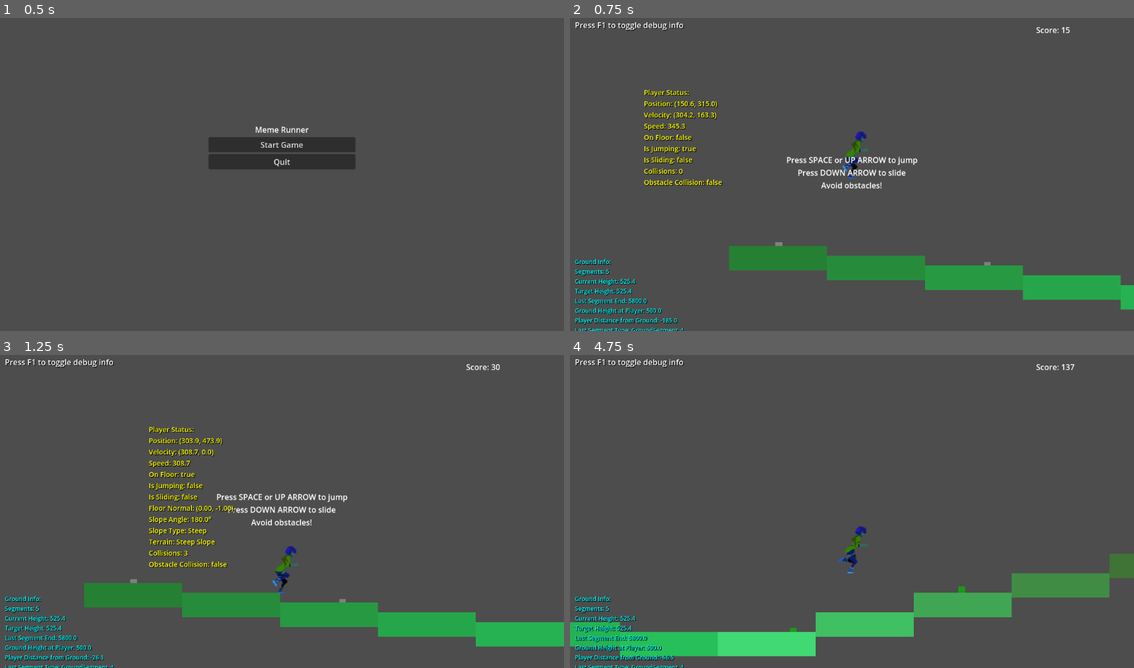
Above: before the commit, frames 1-4 (two rows, left to right).
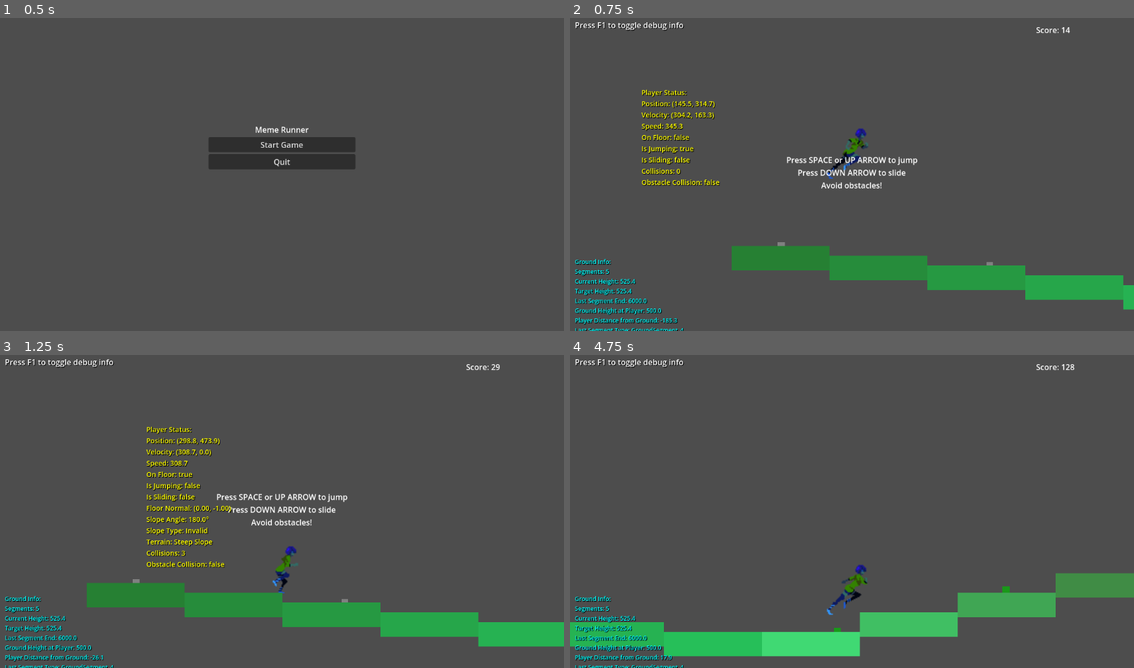
Above: after the commit, the same moments.

Repository: DeweyHur/meme_runner
Game: Godot game, scene res://scenes/MainMenu.tscn
Same seed, same stepped clock (60 frames per second), same inputs: the game is played once before the commit and once after it.
Inputs:
- Up to frame 1 (0.5 s): no input
- Up to frame 2 (0.75 s): click "Start Game" at 0.5 s
- Up to frame 3 (1.25 s): no input
- Up to frame 4 (4.75 s): tap Space (jump) at 1.25, 1.52, 1.55, 1.82, 2, 2.1, 2.27, 2.57, 2.75, 3.05, 3.5, 3.77, 4.07, 4.35, 4.52 s; hold Shift (slide) 1.28-2.03 s; hold Up (ui_up) 1.28-2.78 s; tap Shift (slide) at 2.3, 3.6 s; hold Down (ui_down) 2.78-3.53 s; hold Shift (slide) 2.78-3.53 s; hold Up (ui_up) from 3.53 s (still down); tap F at 4.25 s

Frame 1 is identical in both runs. In frame 2, 1.8% of the frame differs, in the area x 10-99%, y 2-98%; in frame 3, 2.1%; in frame 4, 5.6%, in the area x 8-100%, y 2-98%.
Error after the commit: Invalid assignment of property or key 'x' with value of type 'Nil' on a base object of type 'Vector2'. (res://scripts/Player.gd:97)

Commit message:
Fix player getting stuck - increase walkable threshold to 120 units and add unstuck mechanism

Diff:
--- a/scenes/Player.tscn
+++ b/scenes/Player.tscn
@@ -47,6 +47,9 @@
 
 [node name="Player" type="CharacterBody2D"]
 script = ExtResource("1_0x0x0")
+run_speed = null
+jump_velocity = null
+slide_speed = null
 
 [node name="CollisionShape2D" type="CollisionShape2D" parent="."]
 position = Vector2(0, -36)
@@ -59,7 +62,7 @@
 sprite_frames = SubResource("SpriteFrames_jfpux")
 animation = &"run"
 autoplay = "run"
-frame_progress = 0.354134
+frame_progress = 0.862861
 
 [node name="Camera2D" type="Camera2D" parent="."]
 position_smoothing_enabled = true
--- a/scripts/DebugOverlay.gd
+++ b/scripts/DebugOverlay.gd
@@ -113,6 +113,10 @@
 
 	player_info += "Obstacle Collision: %s\n" % str(obstacle_collision)
 
+	# Show stuck timer if active
+	if player.debug_info.has("stuck_timer") and player.debug_info["stuck_timer"] > 0.0:
+		player_info += "Stuck Timer: %.1fs\n" % player.debug_info["stuck_timer"]
+
 	# Update label text
 	player_debug_label.text = player_info
 
--- a/scripts/Player.gd
+++ b/scripts/Player.gd
@@ -37,6 +37,13 @@
 		debug_info["slope_angle"] = 0.0
 		debug_info["slope_type"] = "Flat"
 
+		# Validate floor normal to prevent invalid angles
+		if floor_normal.y < 0.1:  # If floor normal is too horizontal, something is wrong
+			# Force player to fall
+			velocity.y += gravity * 2.0
+			debug_info["slope_type"] = "Invalid"
+			return
+
 		# If we're on a slope (not flat ground)
 		if floor_normal.y < 0.9:  # Less than 0.9 means we're on a slope
 			# Calculate slope angle
@@ -57,6 +64,25 @@
 		else:
 			debug_info["slope_type"] = "Flat"
 
+func check_and_unstuck():
+	# If player is on floor but has very low velocity, they might be stuck
+	if is_on_floor() and abs(velocity.x) < 50.0 and abs(velocity.y) < 10.0:
+		# Check if we're stuck for too long
+		if not debug_info.has("stuck_timer"):
+			debug_info["stuck_timer"] = 0.0
+
+		debug_info["stuck_timer"] += get_process_delta_time()
+
+		# If stuck for more than 1 second, force movement
+		if debug_info["stuck_timer"] > 1.0:
+			print("Player stuck detected! Forcing movement...")
+			velocity.y = -100.0  # Force upward movement
+			debug_info["stuck_timer"] = 0.0
+	else:
+		# Reset stuck timer if moving normally
+		if debug_info.has("stuck_timer"):
+			debug_info["stuck_timer"] = 0.0
+
 func _physics_process(delta):
 	# Add gravity
 	if not is_on_floor():
@@ -72,6 +98,9 @@
 
 	# Handle slope movement
 	handle_slope_movement()
+
+	# Check for stuck player and unstuck if necessary
+	check_and_unstuck()
 
 	# Handle jumping
 	if Input.is_action_just_pressed("jump") and can_jump and is_on_floor():
--- a/scripts/ProceduralGround.gd
+++ b/scripts/ProceduralGround.gd
@@ -9,7 +9,7 @@
 @export var terrain_complexity = 0.7  # How complex the terrain should be
 @export var max_walkable_slope = 25.0  # Maximum slope angle in degrees that player can walk up
 @export var slope_segment_length = 6  # How many segments to use for gradual slopes
-@export var walkable_height_threshold = 30.0  # Height difference threshold for walkable slopes
+@export var walkable_height_threshold = 120.0  # Height difference threshold for walkable slopes
 
 var player: Node2D
 var last_segment_end = 0.0
Not shown, changed: PROCEDURAL_GROUND_README.md
